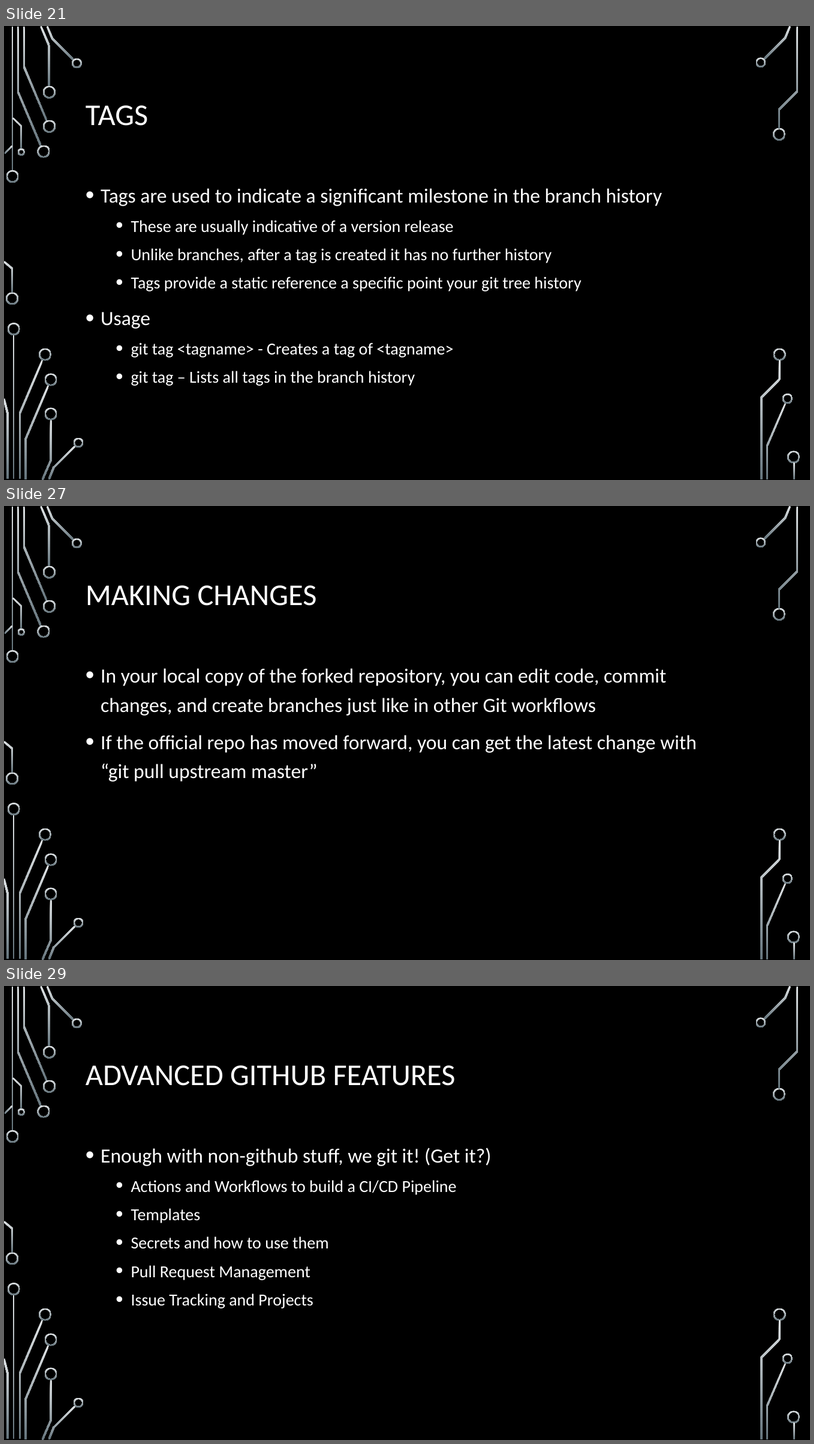
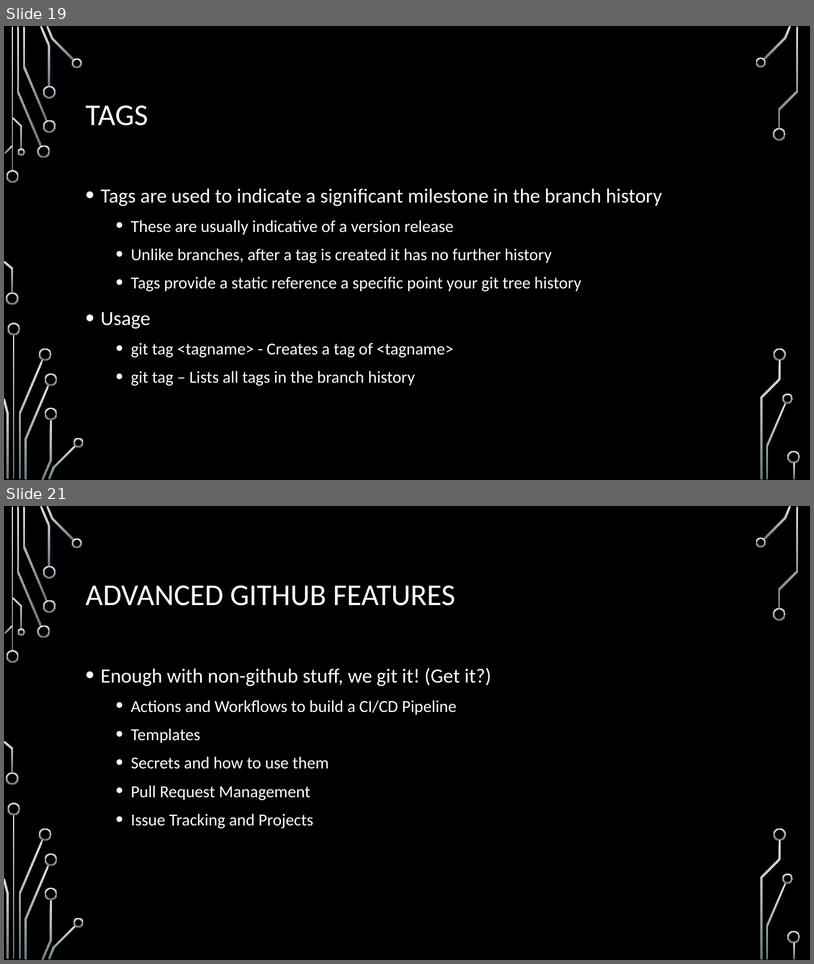
Before and after one commit to onideus/github-101-website, a slide deck: resources/Advanced github topics.pptx. Shown one above the other, each under a label of ours: slides 21, 27 and 29 before the commit, slides 19 and 21 after it; the slides between them are not shown. The pictures are 814x1444 and 814x964 pixels, drawn with LibreOffice and Linux fonts; fonts in the diff are those of the drawing; background and template pictures are left out. Boxes give left, top, right and bottom in pixels: in the first picture for what was removed or moved away, otherwise in the second. Text is boxed around its words. In the diff, an @@ line names an element or a change of style, - is before the commit and + after.

```diff
--- a/resources/Advanced github topics.pptx
+++ b/resources/Advanced github topics.pptx
@@ slide 27 removed at (x1=4, y1=506, x2=810, y2=960), background picture (left out); not listed: 36 template elements that a slide beside it also shows @@
@@ title removed at (x1=86, y1=585, x2=317, y2=606) @@
-MAKING CHANGES
@@ text removed at (x1=101, y1=668, x2=697, y2=781) @@
-• In your local copy of the forked repository, you can edit code, commit changes, and create branches just like in other Git workflows
-• If the official repo has moved forward, you can get the latest change with “git pull upstream master”
@@ what was slide 21 is now slide 19 @@
@@ what was slide 29 is now slide 21 @@
```
Also in this commit, not shown: 8 slides changed, 7 other slides removed, 1 other file.
